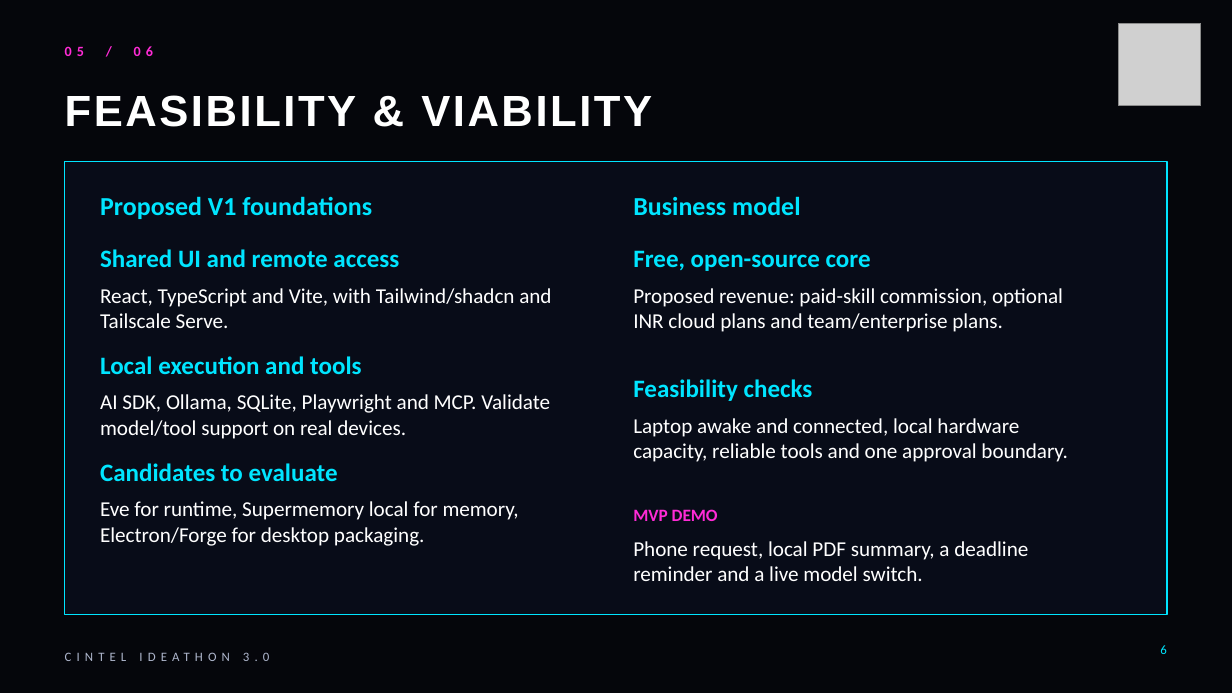
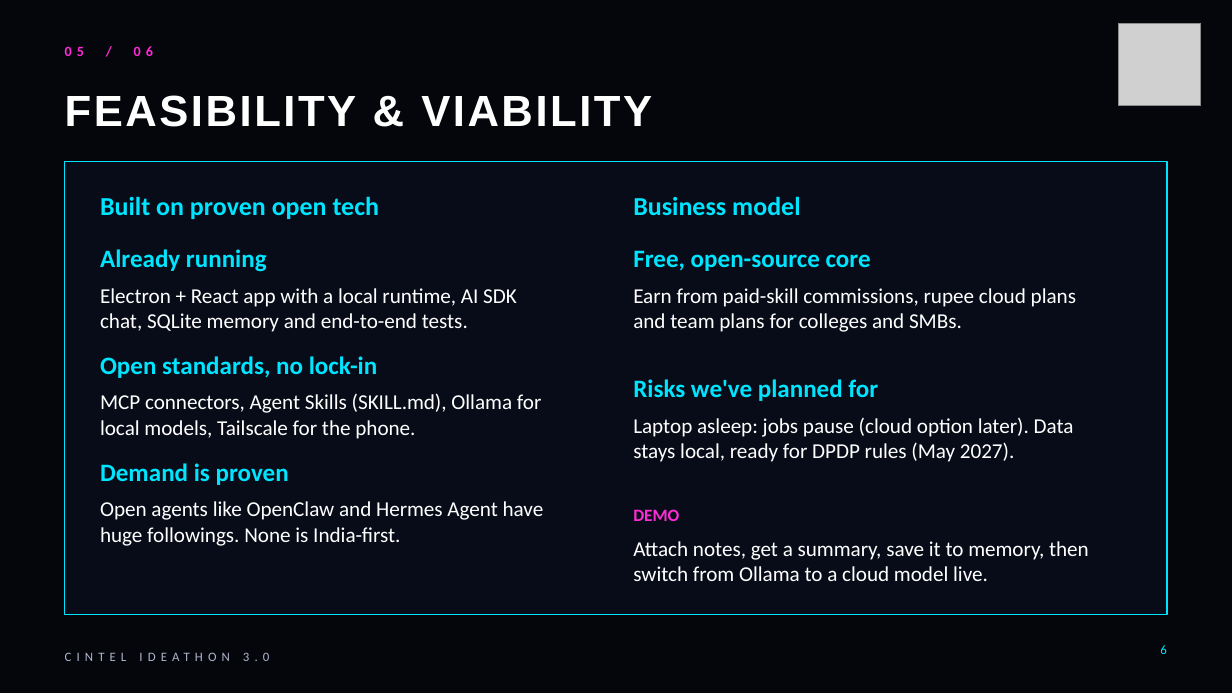
Before and after one commit to solnikhil/Socius, a slide deck: slide 6 of docs/pitch/ideathon-3.0/Socius_Ideathon_3.0_HQ_Final.pptx. Drawn at 1232x693 pixels with LibreOffice and Linux fonts; fonts in the diff are those of the drawing; grey boxes stand for pictures; background and template pictures are left out. Boxes give left, top, right and bottom in pixels: in the first picture for what was removed or moved away, otherwise in the second. Text is boxed around its words. In the diff, an @@ line names an element or a change of style, - is before the commit and + after.

```diff
--- a/docs/pitch/ideathon-3.0/Socius_Ideathon_3.0_HQ_Final.pptx
+++ b/docs/pitch/ideathon-3.0/Socius_Ideathon_3.0_HQ_Final.pptx
@@ text at (100, 196, 380, 219): text changed @@
-Proposed V1 foundations
+Built on proven open tech
@@ text at (100, 249, 267, 272): text changed @@
-Shared UI and remote access
+Already running
@@ text at (100, 288, 517, 332): text changed @@
-React, TypeScript and Vite, with Tailwind/shadcn and Tailscale Serve.
+Electron + React app with a local runtime, AI SDK chat, SQLite memory and end-to-end tests.
@@ text at (633, 288, 1076, 332): text changed @@
-Proposed revenue: paid-skill commission, optional INR cloud plans and team/enterprise plans.
+Earn from paid-skill commissions, rupee cloud plans and team plans for colleges and SMBs.
@@ text at (100, 356, 377, 378): text changed @@
-Local execution and tools
+Open standards, no lock-in
@@ text at (633, 379, 878, 401): text changed @@
-Feasibility checks
+Risks we've planned for
@@ text at (100, 393, 541, 439): text changed @@
-AI SDK, Ollama, SQLite, Playwright and MCP. Validate model/tool support on real devices.
+MCP connectors, Agent Skills (SKILL.md), Ollama for local models, Tailscale for the phone.
@@ text at (633, 418, 1074, 462): text changed @@
-Laptop awake and connected, local hardware capacity, reliable tools and one approval boundary.
+Laptop asleep: jobs pause (cloud option later). Data stays local, ready for DPDP rules (May 2027).
@@ text at (100, 463, 289, 485): text changed @@
-Candidates to evaluate
+Demand is proven
@@ text at (100, 501, 544, 546): text changed @@
-Eve for runtime, Supermemory local for memory, Electron/Forge for desktop packaging.
+Open agents like OpenClaw and Hermes Agent have huge followings. None is India-first.
@@ text at (633, 509, 679, 521): text changed @@
-MVP DEMO
+DEMO
@@ text at (633, 541, 1089, 581): text changed @@
-Phone request, local PDF summary, a deadline reminder and a live model switch.
+Attach notes, get a summary, save it to memory, then switch from Ollama to a cloud model live.
```
Also in this commit, not shown: 6 other slides changed, 10 other files.
